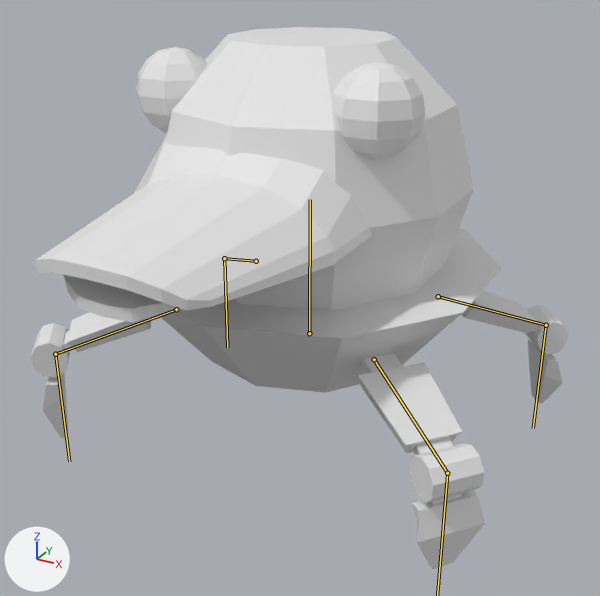
A saved change to the FBX model Assets/Resources/Models/FBX/BossBody.fbx.
Rendered twice from a camera (50 mm lens) standing at (9.52, -17.86, 12.49) and looking at (0.6, -1.64, 4.38). Every picture has the same lights, and +X, +Y and +Z are marked at lower left. Both versions are drawn at frame 1 of the action 'Armature|BossBody_FireBullet'; the numbers are the values there. The bones that change are drawn over the model as lines.
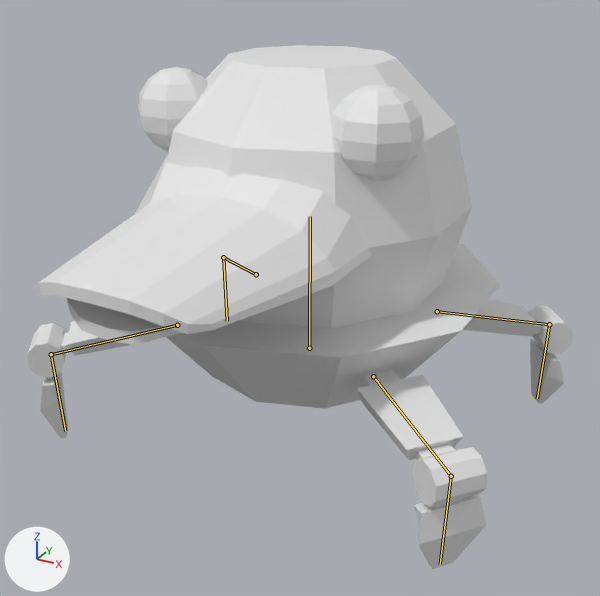
What differs and where, as boxes [x1, y1, x2, y2] in the pictures (600 x 596 px):
'Mesh', posed
    before: [31, 27, 569, 569]
    after: [27, 45, 573, 569]
bone 'Body', root to tip
    before: (309, 333) to (310, 199)
    after: (309, 348) to (310, 216)
bone 'UpperLeg.F.L', root to tip
    before: (374, 359) to (447, 473)
    after: (373, 376) to (451, 476)
bone 'UpperLeg.B.L', root to tip
    before: (438, 296) to (546, 325)
    after: (437, 311) to (549, 324)
bone 'LowerLeg.B.L', root to tip
    before: (546, 325) to (533, 428)
    after: (549, 324) to (537, 398)
bone 'UpperLeg.B.R', root to tip
    before: (256, 261) to (224, 258)
    after: (256, 274) to (223, 257)
bone 'LowerLeg.B.R', root to tip
    before: (224, 258) to (227, 347)
    after: (223, 257) to (227, 321)
bone 'UpperLeg.F.R', root to tip
    before: (176, 309) to (55, 354)
    after: (177, 325) to (51, 354)
bone 'LowerLeg.F.R', root to tip
    before: (55, 354) to (69, 461)
    after: (51, 354) to (65, 431)

The edits, one by one:
Bone 'Body' (bone_body) moves from (0.0, 0.0, 0.0) to (0.0, -0.11, 0.0).
Bone 'UpperLeg.F.L' (bone_upperleg_f_l) turns from (0, 0, 0) to (8, 0, 0) degrees about its own x, y and z.
Bone 'LowerLeg.F.L' (bone_lowerleg_f_l) turns from (0, 0, 0) to (6, 0, 8) degrees about its own x, y and z.
Bone 'UpperLeg.B.L' (bone_upperleg_b_l) turns from (0, 0, 0) to (8, 0, 0) degrees about its own x, y and z.
Bone 'LowerLeg.B.L' (bone_lowerleg_b_l) turns from (0, 0, 0) to (-6, 0, 8) degrees about its own x, y and z.
Bone 'UpperLeg.B.R' (bone_upperleg_b_r) turns from (0, 0, 0) to (-8, 0, 0) degrees about its own x, y and z.
Bone 'LowerLeg.B.R' (bone_lowerleg_b_r) turns from (0, 0, 0) to (-7, 0, -8) degrees about its own x, y and z.
Bone 'UpperLeg.F.R' (bone_upperleg_f_r) turns from (0, 0, 0) to (0, 0, 8) degrees about its own x, y and z.
Bone 'LowerLeg.F.R' (bone_lowerleg_f_r) turns from (0, 0, 0) to (6, 0, -8) degrees about its own x, y and z.
